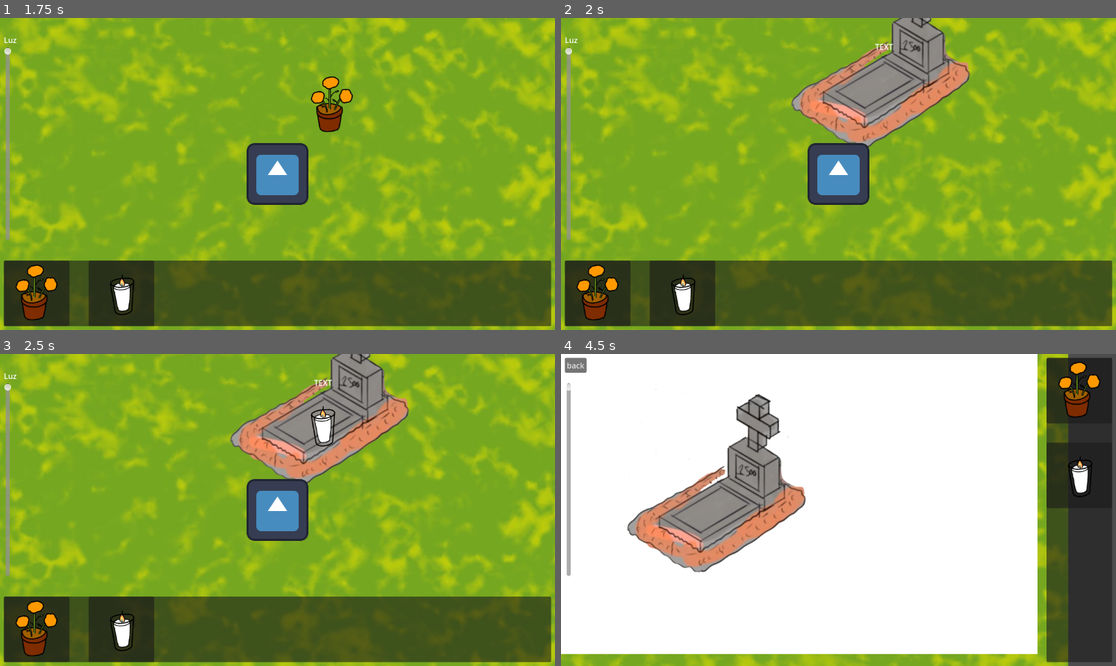
Above: before the commit, frames 1-4 (two rows, left to right).
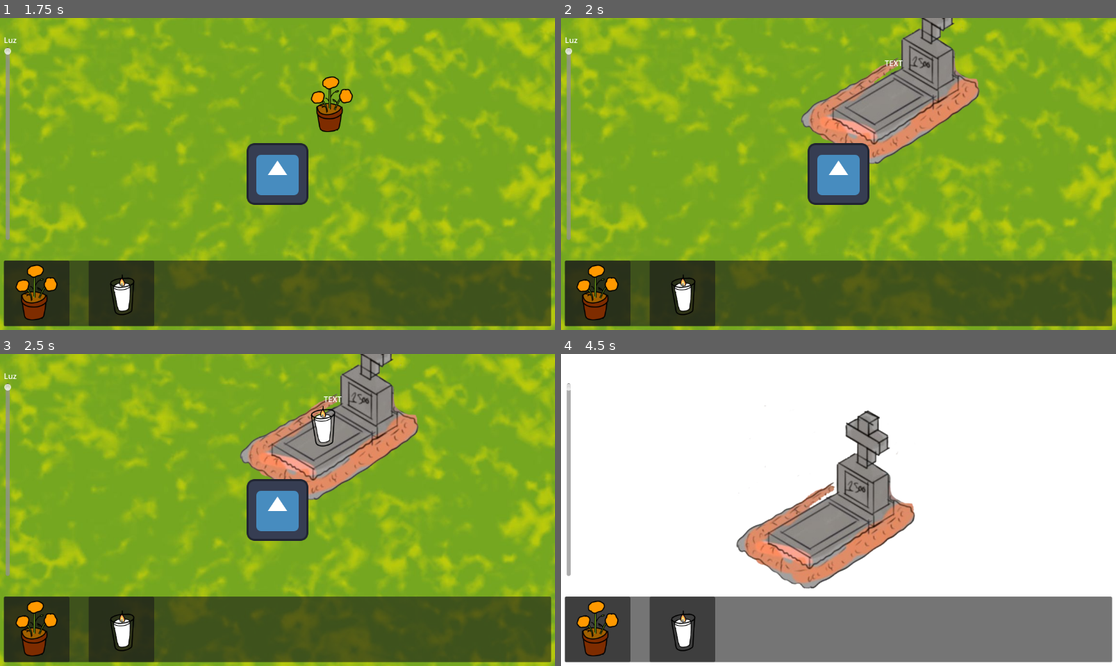
Above: after the commit, the same moments.

Repository: M0G1WARA/game-jam-2025
Game: Godot game, scene res://Scenes/MainMenu/main_menu.tscn
Same seed, same stepped clock (60 frames per second), same inputs: the game is played once before the commit and once after it. The engine's default icon, where the game draws it, is replaced by a stand-in: a white triangle on a blue panel in a dark square.
Inputs (mouse positions are in pixels of both pictures, inside the frame that each line leads up to):
- Up to frame 1 (1.75 s): click "play" at 0.5 s; tap Enter (ui_accept) at 1.25 s; drag from (38, 292) to (333, 105) at 1.27 s
- Up to frame 2 (2 s): no input
- Up to frame 3 (2.5 s): drag from (122, 628) to (321, 425) at 2.02 s
- Up to frame 4 (4.5 s): move the mouse to (894, 441) at 2.77 s; hold Right (ui_right) 2.78-3.5 s; click (894, 441) at 2.92 s; drag from (810, 572) to (738, 407) at 3.52 s; tap Enter (ui_accept) at 4.25 s; move the mouse to (1005, 556) at 4.27 s; hold Left (ui_left) from 4.28 s (still down); click (1005, 556) at 4.42 s

Frame 1 is identical in both runs. In frame 2, 7.2% of the frame differs, in the area x 41-76%, y 0-47%; in frame 3, 7.1%; in frame 4, 48%, in the area x 0-100%, y 0-100%.

Commit message:
Fix camera

Diff:
--- a/Global/Global.gd
+++ b/Global/Global.gd
@@ -1,4 +1,6 @@
 extends Node
+
+var is_decorating = false
 
 var next_id = 1
 
--- a/Scenes/Decoration/decoration.gd
+++ b/Scenes/Decoration/decoration.gd
@@ -40,8 +40,12 @@
 
 func _on_visibility_changed():
 	if visible:
+		Global.is_decorating = true
+		get_owner().get_node("Player").toogle_camera(false)
 		clear_objects()
 		await get_tree().process_frame
 		load_objects()
 	else:
+		Global.is_decorating = false
+		get_owner().get_node("Player").toogle_camera(true)
 		save_objects()
--- a/Scenes/Decoration/decoration.tscn
+++ b/Scenes/Decoration/decoration.tscn
@@ -21,3 +21,7 @@
 [node name="Grave" type="Sprite2D" parent="."]
 position = Vector2(569, 312)
 texture = ExtResource("2_8mlsl")
+
+[node name="Camera2D" type="Camera2D" parent="."]
+position = Vector2(577, 325)
+enabled = false
--- a/Scenes/Object/object.gd
+++ b/Scenes/Object/object.gd
@@ -1,6 +1,4 @@
 extends StaticBody2D
-
-@onready var object_image = $TextureRect as TextureRect
 
 
 func _ready():
--- a/Scenes/Object/object.tscn
+++ b/Scenes/Object/object.tscn
@@ -28,19 +28,14 @@
 shape = SubResource("RectangleShape2D_6oa7m")
 disabled = true
 
-[node name="TextureRect" type="TextureRect" parent="."]
-offset_left = -20.0
-offset_top = -20.0
-offset_right = 20.0
-offset_bottom = 20.0
-
 [node name="Elements" type="Sprite2D" parent="."]
-position = Vector2(-9, 4)
+position = Vector2(0, 1)
 texture = ExtResource("3_1se88")
 hframes = 8
 vframes = 4
 
 [node name="PointLight2D" type="PointLight2D" parent="."]
+visible = false
 z_index = 10
 material = SubResource("CanvasItemMaterial_7isqc")
 color = Color(1, 0.65882355, 0.47058824, 1)
--- a/Scenes/ObjectPanel/object_panel.gd
+++ b/Scenes/ObjectPanel/object_panel.gd
@@ -24,10 +24,11 @@
 					is_dragging = false
 					preview.visible = false
 					var new_instance = scene_to_instance.instantiate()
-					new_instance.global_position = get_global_mouse_position()
 					if get_parent().get_parent().name == "HPanel":
+						new_instance.global_position = get_viewport().get_canvas_transform().affine_inverse() * get_viewport().get_mouse_position()
 						get_parent().get_parent().get_parent().get_parent().get_parent().get_node("Node2D").add_child(new_instance)
 					else:
+						new_instance.global_position = get_global_mouse_position()
 						get_parent().get_parent().get_parent().get_parent().get_parent().get_node("Decoration").add_child(new_instance)
 
 	if event is InputEventMouseMotion and is_dragging:
--- a/Scenes/Player/player.gd
+++ b/Scenes/Player/player.gd
@@ -3,9 +3,14 @@
 @export var speed = 400
 
 func get_input():
-	var input_direction = Input.get_vector("ui_left", "ui_right","ui_up","ui_down")
-	velocity = input_direction * speed
+	if not Global.is_decorating:
+		var input_direction = Input.get_vector("ui_left", "ui_right","ui_up","ui_down")
+		velocity = input_direction * speed
 
 func _physics_process(_delta):
 	get_input()
 	move_and_slide()
+
+func toogle_camera(value: bool):
+	$Camera2D.enabled = value
+	#$Camera2D.make_current()
